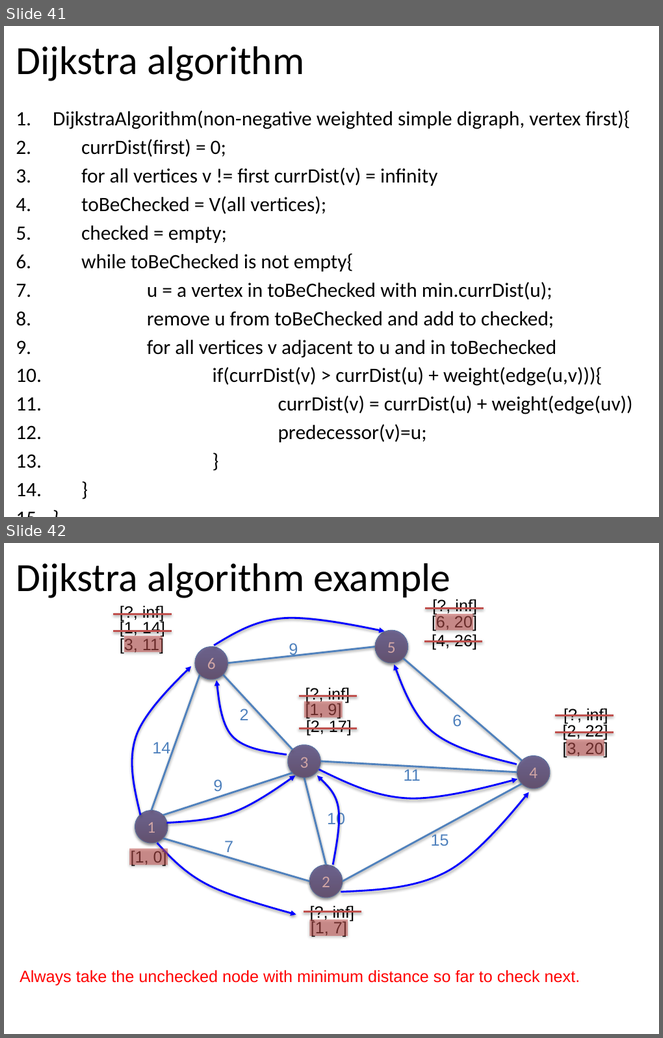
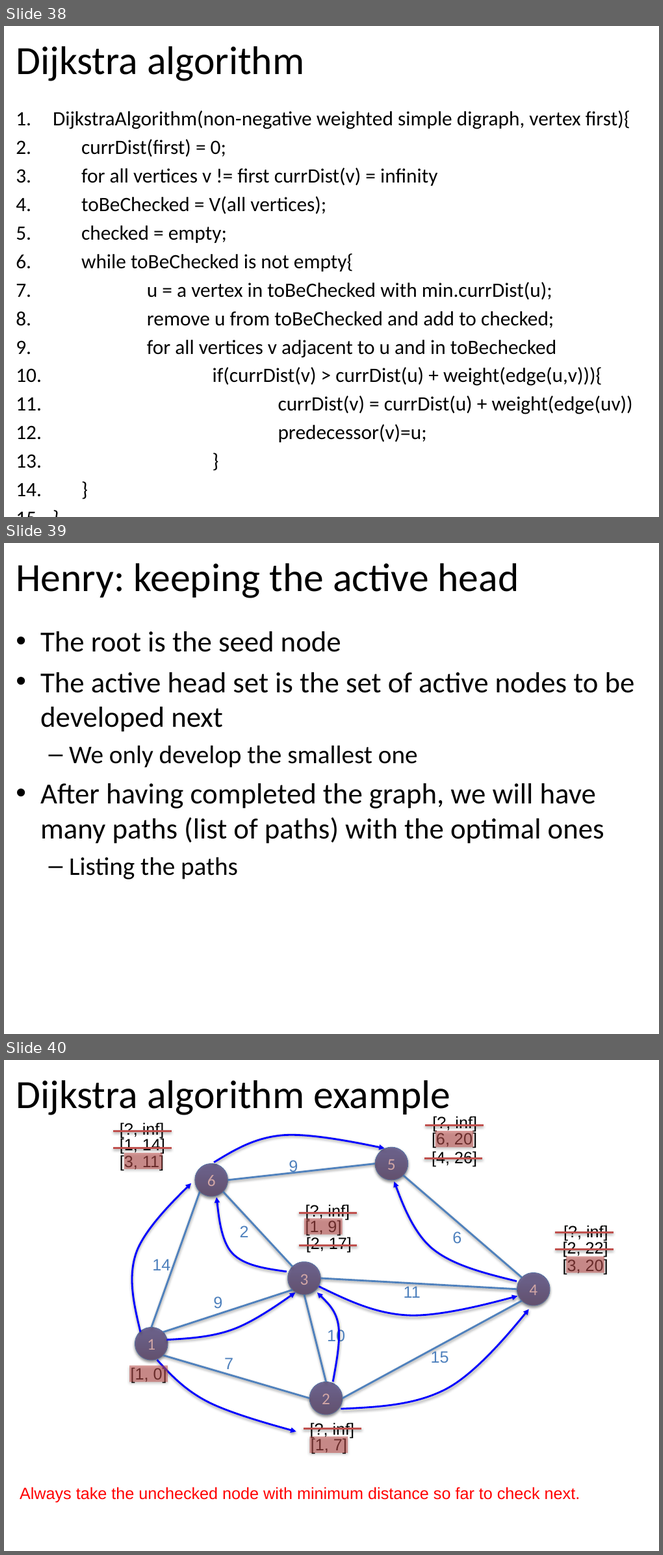
Before and after one commit to tutrunghieu/dsa-2017-java-tutorial, a slide deck: dsa2017-java-online/handouts/data-day07-graph/Lecture 12 - Chapter 08 - Graphs - Part 1.pptx. Shown one above the other, each under a label of ours: slides 41 and 42 before the commit, slides 38, 39 and 40 after it. The pictures are 663x1038 and 663x1555 pixels, drawn with LibreOffice and Linux fonts; fonts in the diff are those of the drawing. Boxes give left, top, right and bottom in pixels: in the first picture for what was removed or moved away, otherwise in the second. Text is boxed around its words. In the diff, an @@ line names an element or a change of style, - is before the commit and + after.

```diff
--- a/dsa2017-java-online/handouts/data-day07-graph/Lecture 12 - Chapter 08 - Graphs - Part 1.pptx
+++ b/dsa2017-java-online/handouts/data-day07-graph/Lecture 12 - Chapter 08 - Graphs - Part 1.pptx
@@ slide 39 added at (4, 543, 659, 1034), background #FFFFFF @@
@@ title added at (16, 563, 519, 598), 44 pt, text #000000 @@
+Henry: keeping the active head
@@ text added at (40, 631, 635, 880), 32 pt, text #000000 @@
+• The root is the seed node
+• The active head set is the set of active nodes to be developed next
+  – We only develop the smallest one
+• After having completed the graph, we will have many paths (list of paths) with the optimal ones
+  – Listing the paths
@@ what was slide 41 is now slide 38 @@
@@ what was slide 42 is now slide 40 @@
```
Also in this commit, not shown: 3 slides changed, 5 other slides added, 8 slides removed, 6 other files.
